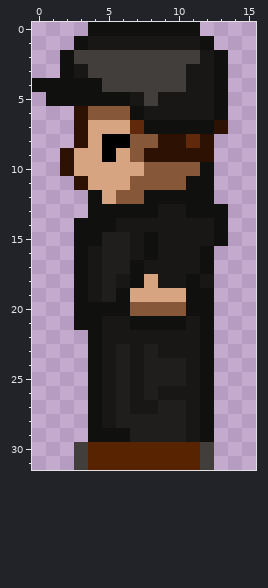
Pixel-art sprite: tddd23_projekt/assets/sprites/PNGs/AgentLeftSideStill.png. The first picture shows the starting point.
The file is 16x32 pixels. Colours within 5 levels of each other are drawn and written as one.
After:
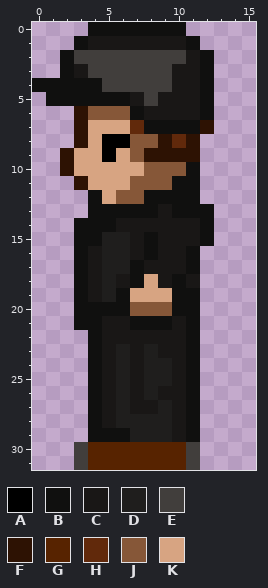
Palette (. is transparent): A #000000  B #10100f  C #191716  D #1f1e1d  E #413e3c  F #2d1203  G #572300  H #61290b  J #865738  K #d7a482
Edits made:
@@ x 8..15 @@
- 0 BBBB....
- 1 CCCCB...
- 2 EEEECB..
- 3 EEECCB..
- 4 EEECCB..
- 5 ECCCCB..
- 6 CCCCCB..
- 7 BBBBBF..
- 8 JFFHF...
- 9 FFFFF...
-10 JJJJB...
-11 JJJBB...
-12 BBBBB...
-13 BCCBBB..
-14 CCCCCB..
-15 BCCCCB..
-16 BCCCB...
-17 CCCCB...
-18 KCCBC...
-19 KKKBB...
-20 JJJBB...
-21 BBBCB...
-22 CCCCB...
-23 DCCCB...
-24 DDDCB...
-25 DDDCB...
-26 DCCCB...
-27 CDDCB...
-28 DDDCB...
-29 DDDCB...
-30 GGGGE...
-31 GGGGE...
+ 0 BBB.....
+ 1 CCCB....
+ 2 EEECB...
+ 3 EECCB...
+ 4 EECCB...
+ 5 ECCCB...
+ 6 CCCCB...
+ 7 BBBBF...
+ 8 JFHF....
+ 9 FFFF....
+10 JJJB....
+11 JJBB....
+12 BBBB....
+13 BCBBB...
+14 CCCCB...
+15 BCCCB...
+16 BCCB....
+17 CCCB....
+18 KCBC....
+19 KKBB....
+20 JJBB....
+21 BBCB....
+22 CCCB....
+23 DCCB....
+24 DDCB....
+25 DDCB....
+26 DCCB....
+27 CDCB....
+28 DDCB....
+29 DDCB....
+30 GGGE....
+31 GGGE....
Changed places in both pictures, as pixel boxes (x1, y1, x2, y2):
changed: (172, 22, 228, 470)
